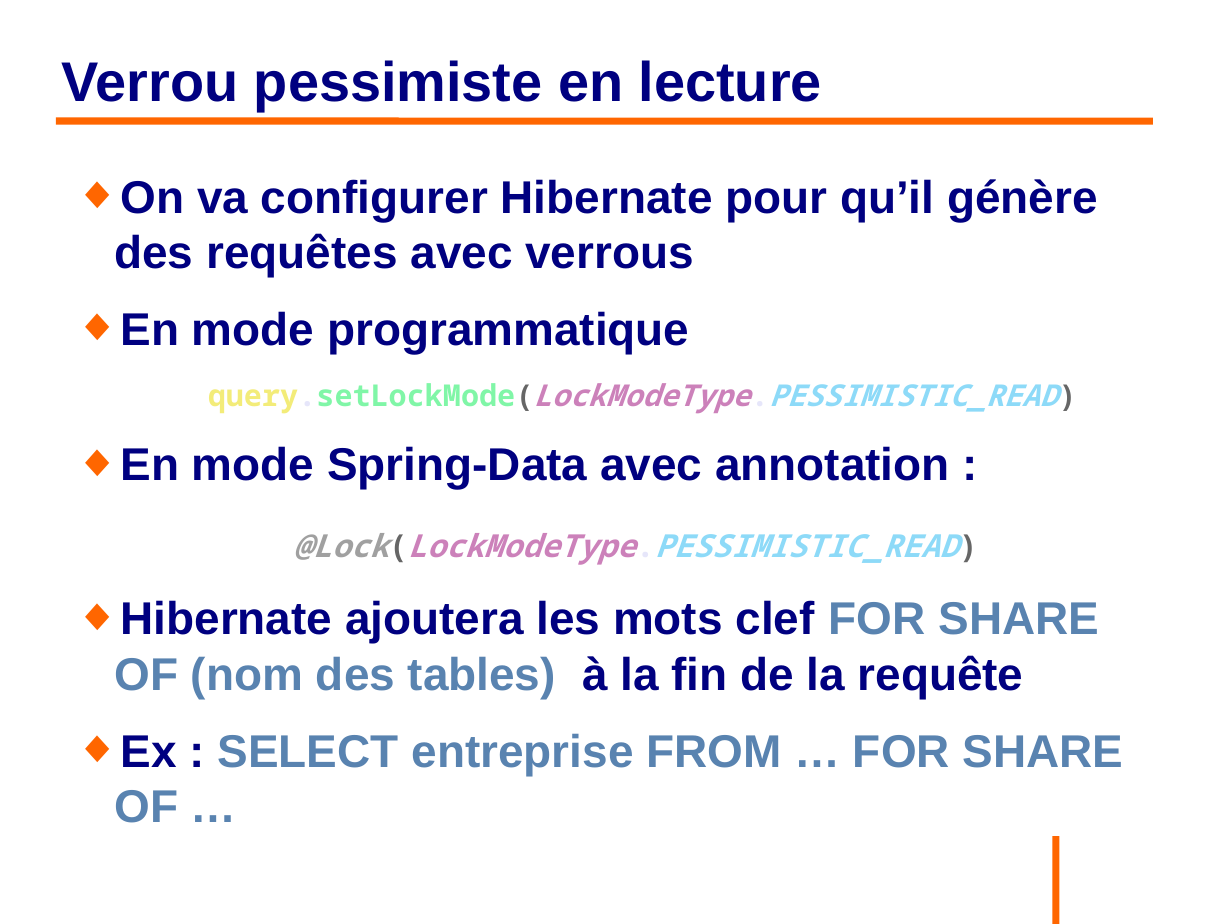
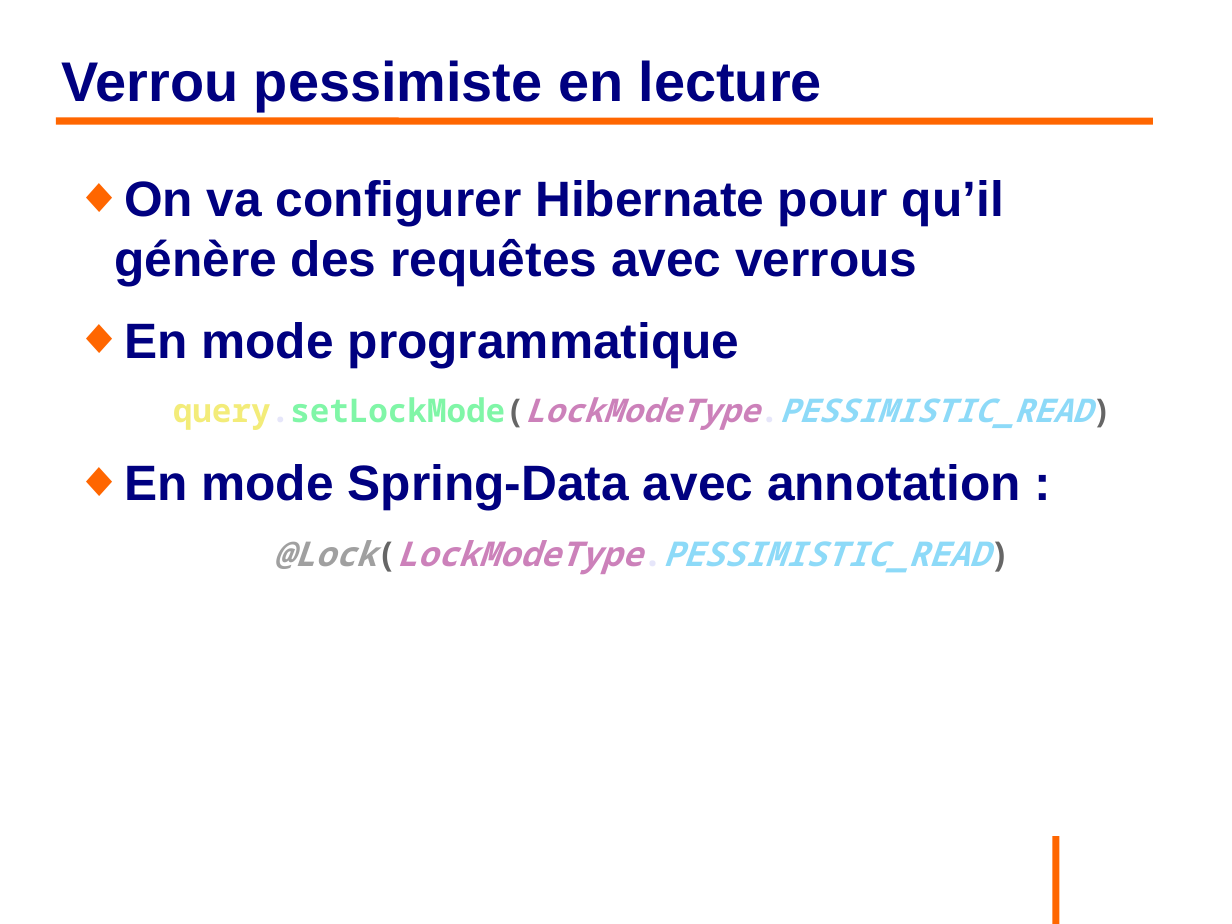
Before and after one commit to philphils/formation-hibernate-avancee, a slide deck: slide 110 of Documentation/diapo_formation_hibernate_avancee.odp (slide 106 before the commit). Drawn at 1232x924 pixels with LibreOffice and Linux fonts; fonts in the diff are those of the drawing; background and template pictures are left out. Boxes give left, top, right and bottom in pixels: in the first picture for what was removed or moved away, otherwise in the second. Text is boxed around its words. In the diff, an @@ line names an element or a change of style, - is before the commit and + after.

Commit message:
Relecture diapo partie Pessimistic locking

```diff
--- a/Documentation/diapo_formation_hibernate_avancee.odp
+++ b/Documentation/diapo_formation_hibernate_avancee.odp
@@ text "On va configurer Hibernate pour ..." at (114, 180, 1092, 575): size 29.6 to 32 pt in "On va configurer Hibernate pour qu’il génère ...", "En mode programmatique", "En mode Spring-Data avec annotation :"; size 19.4 to 21 pt in "query.setLockMode(LockModeType.PESSIMISTIC_READ)"; size 20.4 to 22 pt in "@Lock(LockModeType.PESSIMISTIC_READ)" @@
@@ text at (114, 600, 1124, 776): paragraphs removed @@
-◆ Hibernate ajoutera les mots clef FOR SHARE OF (nom des tables) à la fin de la requête
-◆ Ex : SELECT entreprise FROM … FOR SHARE OF …
```
Also in this commit, not shown: 23 other slides changed, 6 slides added, 2 slides removed.
